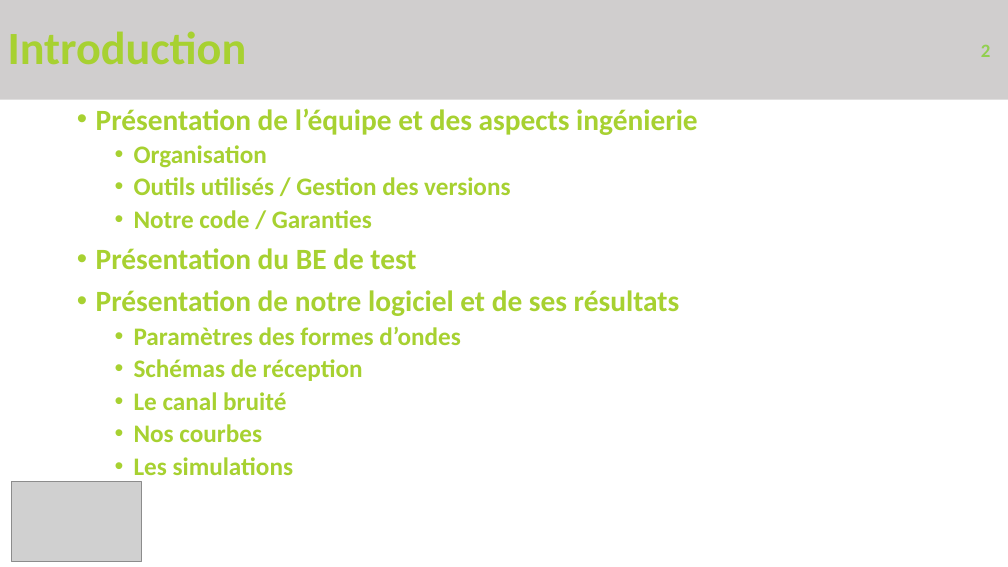
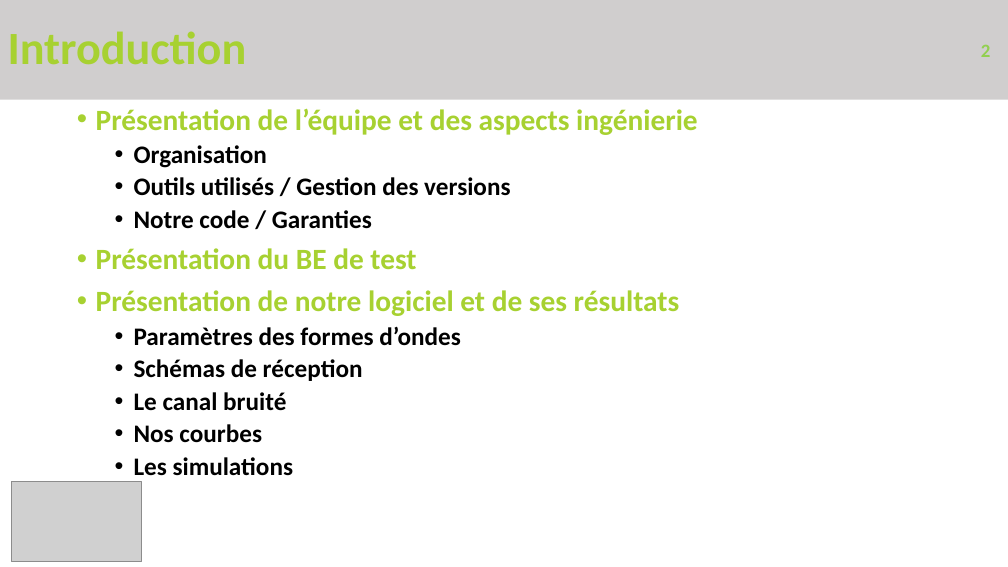
Before and after one commit to PierreDugast/Simulator_2000, a slide deck: slide 2 of Rapport/Présentation.pptx. Drawn at 1008x567 pixels with LibreOffice and Linux fonts; fonts in the diff are those of the drawing; grey boxes stand for pictures. Boxes give left, top, right and bottom in pixels: in the first picture for what was removed or moved away, otherwise in the second. Text is boxed around its words. In the diff, an @@ line names an element or a change of style, - is before the commit and + after.

```diff
--- a/Rapport/Présentation.pptx
+++ b/Rapport/Présentation.pptx
@@ text at (x1=134, y1=145, x2=510, y2=476): text colour #A7D131 to #000000 in "Organisation", "Outils utilisés / Gestion des versions", "Notre code / Garanties", "Paramètres des formes d’ondes" and 4 more places @@
```
Also in this commit, not shown: 3 other slides changed, 2 slides added, 14 other files.
